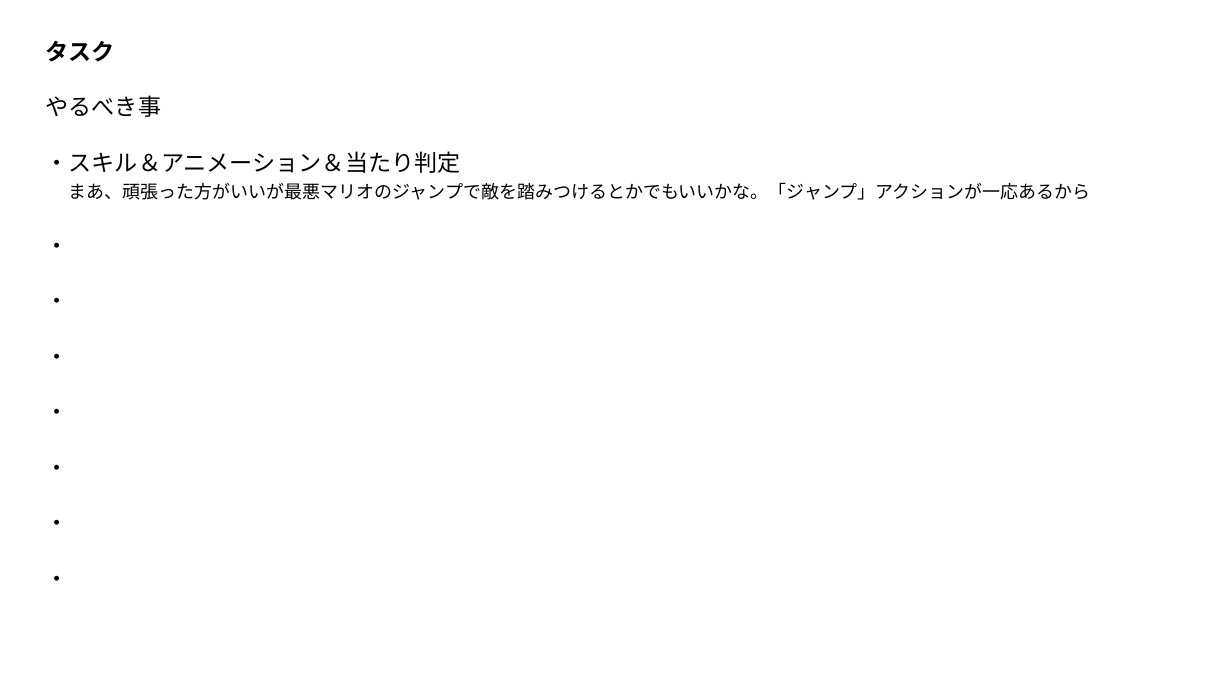
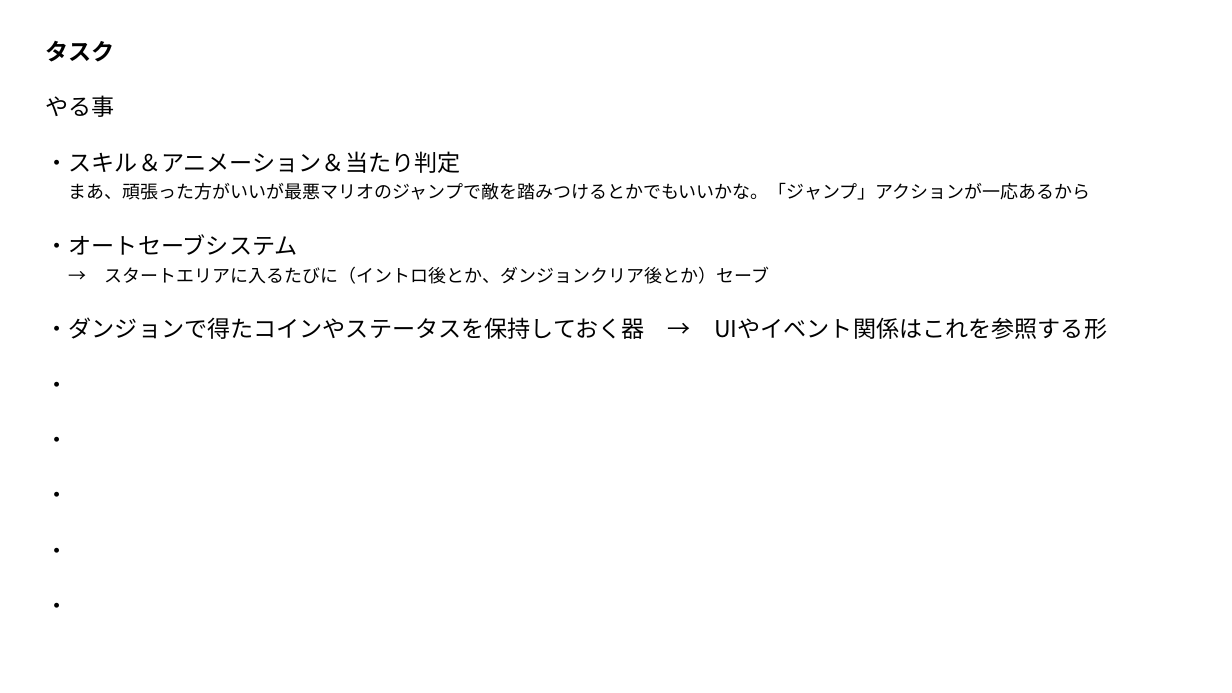
Before and after one commit to Wonchul-Jung88/Indie_Game_Challenge, a slide deck: slide 12 of Indie Game Challenge/Assets/Document/開発資料.pptx (slide 11 before the commit). Drawn at 1232x693 pixels with LibreOffice and Linux fonts; fonts in the diff are those of the drawing. Boxes give left, top, right and bottom in pixels: in the first picture for what was removed or moved away, otherwise in the second. Text is boxed around its words. In the diff, an @@ line names an element or a change of style, - is before the commit and + after.

```diff
--- a/Indie Game Challenge/Assets/Document/開発資料.pptx
+++ b/Indie Game Challenge/Assets/Document/開発資料.pptx
@@ text at box(46, 95, 115, 117): text changed @@
-やるべき事
+やる事
@@ text at box(46, 234, 770, 339): paragraphs added @@
+・オートセーブシステム
+→ スタートエリアに入るたびに（イントロ後とか、ダンジョンクリア後とか）セーブ
+・ダンジョンで得たコインやステータスを保持しておく器 → UIやイベント関係はこれを参照する形
@@ text at box(46, 519, 69, 581): paragraphs removed @@
-・
-・
```
Also in this commit, not shown: 1 other slide changed, 1 slide added.
